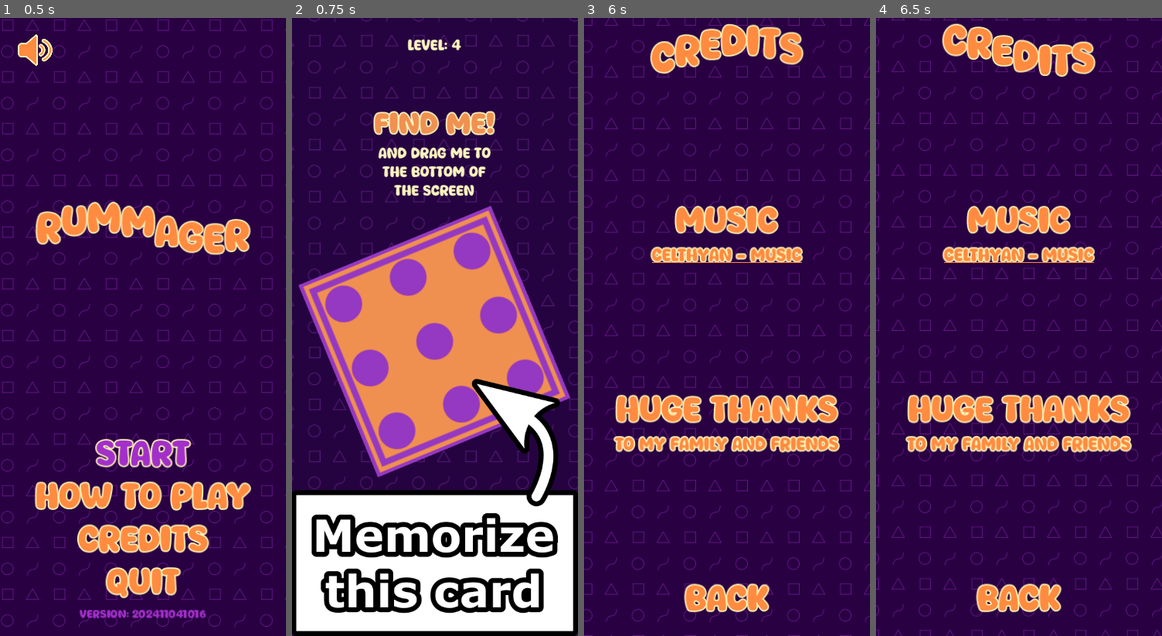
Above: before the commit, frames 1-4 (left to right).
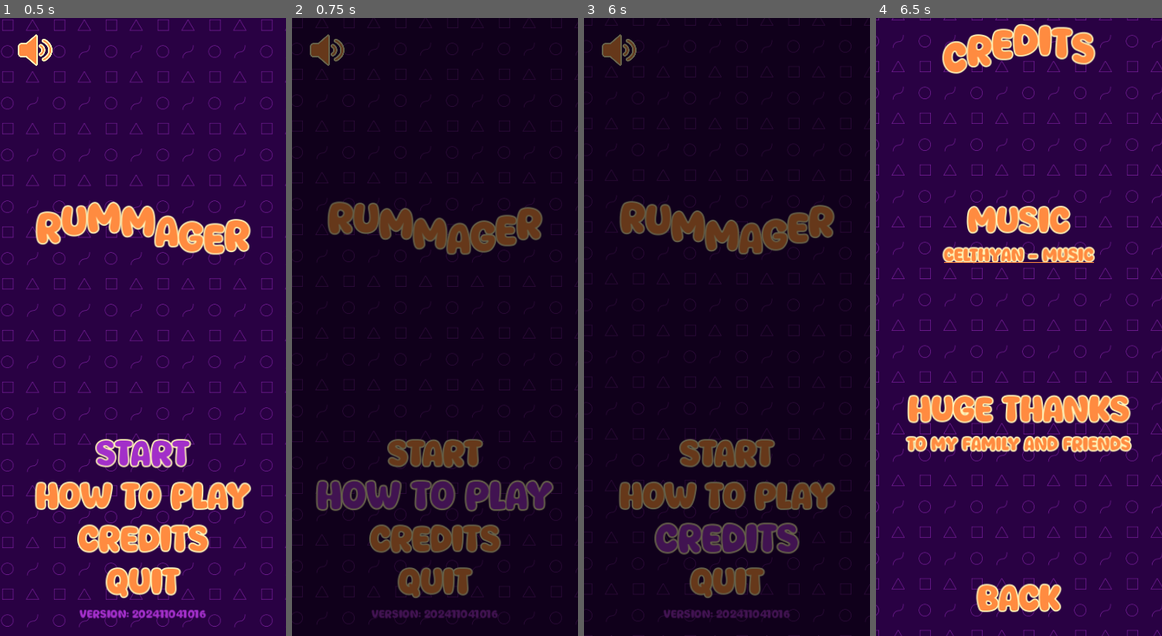
Above: after the commit, the same moments.

Repository: magopian/rummager
Game: Godot game, scene res://start_menu.tscn
Two runs of this game, one before a commit and one after it. Both use one fixed random seed, a clock stepped at 60 frames per second and the inputs below. Sound files missing from this copy of the repository are replaced by a short silence.
Inputs (mouse positions are in pixels of both pictures, inside the frame that each line leads up to):
- Up to frame 1 (0.5 s): no input
- Up to frame 2 (0.75 s): click "How to play" at 0.5 s
- Up to frame 3 (6 s): move the mouse to (789, 296) at 1.27 s; click (789, 296) at 1.42 s; tap Enter at 2, 3.5, 5 s; move the mouse to (669, 357) at 2.02 s; click (669, 357) at 2.17 s; tap Space at 2.75, 4.25 s; move the mouse to (755, 191) at 2.77 s; click (755, 191) at 2.92 s; move the mouse to (712, 450) at 3.52 s; click (712, 450) at 3.67 s; move the mouse to (812, 419) at 4.27 s; click (812, 419) at 4.42 s; move the mouse to (641, 234) at 5.02 s; click (641, 234) at 5.17 s; click "Credits" at 5.75 s
- Up to frame 4 (6.5 s): no input

Frame 1 is identical in both runs. In frame 2, 98% of the frame differs, in the area x 0-100%, y 0-100%; in frame 3, 99%; in frame 4, 3.0%.

Commit message:
Add transitions from the start menu

Diff:
--- a/start_menu.gd
+++ b/start_menu.gd
@@ -6,6 +6,7 @@
 @onready var credits_button: Button = %CreditsButton
 @onready var quit_button: Button = %QuitButton
 @onready var version_label: Label = %VersionLabel
+@onready var fade_transition: ColorRect = %FadeTransition
 
 
 func _ready() -> void:
@@ -31,20 +32,20 @@
 
 
 func _on_continue_button_pressed() -> void:
-	get_tree().change_scene_to_file("res://game.tscn")
+	fade_transition.fade_to_file("res://game.tscn")
 
 
 func _on_start_button_pressed() -> void:
 	Global.level = 1
-	get_tree().change_scene_to_file("res://game.tscn")
+	fade_transition.fade_to_file("res://game.tscn")
 
 
 func _on_how_to_play() -> void:
-	get_tree().change_scene_to_file("res://how_to_play.tscn")
+	fade_transition.fade_to_file("res://how_to_play.tscn")
 
 
 func _on_credits_pressed() -> void:
-	get_tree().change_scene_to_file("res://credits.tscn")
+	fade_transition.fade_to_file("res://credits.tscn")
 
 
 func _on_quit_button_pressed() -> void:
--- a/start_menu.tscn
+++ b/start_menu.tscn
@@ -7,6 +7,7 @@
 [ext_resource type="Texture2D" uid="uid://b74tn4615ikn3" path="res://assets/sprites/sound_off.png" id="3_klq30"]
 [ext_resource type="PackedScene" uid="uid://cg0xtfp4bp48s" path="res://scale_and_sound.tscn" id="6_36ro2"]
 [ext_resource type="PackedScene" uid="uid://b50ttnmwse2tb" path="res://fancy_button.tscn" id="6_n0hxg"]
+[ext_resource type="PackedScene" uid="uid://dftsvelpx2cta" path="res://fade_transition.tscn" id="8_d4p7d"]
 
 [node name="StartMenu" type="Control"]
 layout_mode = 3
@@ -102,3 +103,8 @@
 theme_override_constants/outline_size = -2
 text = "Version: "
 horizontal_alignment = 1
+
+[node name="FadeTransition" parent="." instance=ExtResource("8_d4p7d")]
+unique_name_in_owner = true
+visible = false
+layout_mode = 1
Not shown: 1 places in start_menu.tscn that only renumber resources
